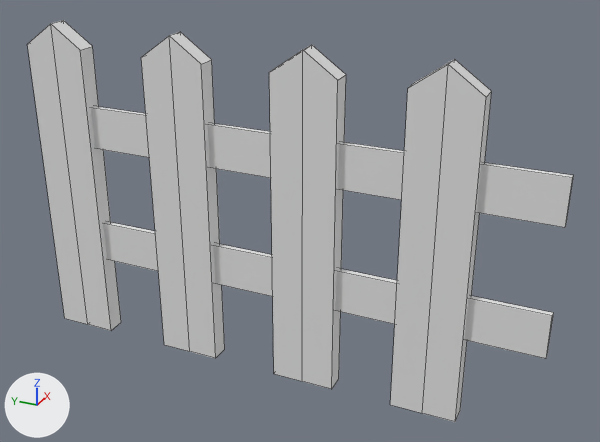
The FBX model Drive And Destroy/Assets/Models/Environments/fence.fbx: old version first, new version second.
Both versions are drawn from a 50 mm camera at (-9.39, -7.23, 5.15) aimed at (-0.46, -3.22, 0.69). Every picture has the same lights, and +X, +Y and +Z are marked at lower left. Mesh edges are drawn as thin lines. Where no turn or scale is listed for an object, it has been applied to the vertices. Vertices at the same position are counted once.
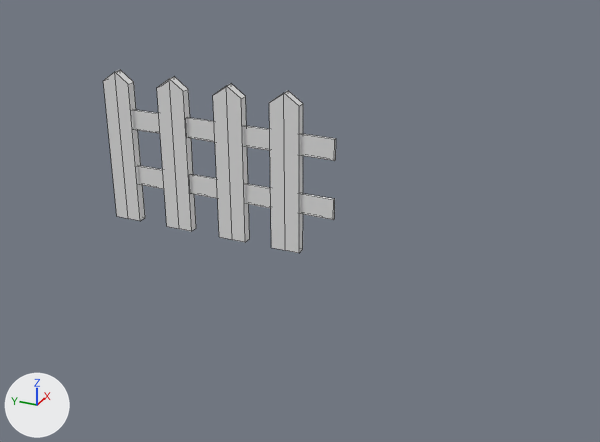
The change in detail:
me_cube_012 is used by ob_cube_011; location (-0.87, -6.0, 0.05); scale (0.0399, 0.514, 0.283).
me_cube_012 had 8 vertices, 6 faces and spanned x -1.0..1.0, y -1.0..1.0, z -1.0..1.0.
me_cube_012 now has 112 vertices, 88 faces and spans x -0.06..0.07, y 0.0..2.24, z 0.0..3.5.
me_cube_012 part 1: the whole mesh is rebuilt.
Object 'Cube.001' (ob_cube_001) is deleted.
Object 'Cube.009' (ob_cube_009) is deleted.
Object 'Cube.006' (ob_cube_006) is deleted.
Object 'Cube.003' (ob_cube_003) is deleted.
Object 'Cube.004' (ob_cube_004) is deleted.
Object 'Cube.002' (ob_cube_002) is deleted.
Object 'Cube.011' (ob_cube_011) is rescaled from (0.0399, 0.514, 0.283) to (1.0, 1.0, 1.0).
Object 'Cube.011' (ob_cube_011) moves from (-0.87, -6.0, 0.05) to (0.0, 0.0, 0.0).
Object 'Cube.011' (ob_cube_011) turns from (0, 0, 0) to (90, 0, 0) degrees about x, y and z.
Object 'Cube' (ob_cube) is deleted.
Object 'Cube.010' (ob_cube_010) is deleted.
Object 'Cube.005' (ob_cube_005) is deleted.
Object 'Cube.007' (ob_cube_007) is deleted.
Object 'Cube.008' (ob_cube_008) is deleted.

Location of each change, [x1, y1, x2, y2] in pixels of the pictures (600 x 442 px):
'Cube.011', reshaped, moved, turned, rescaled
    before: [465, 296, 553, 358]
    after: [103, 70, 336, 253]
'Cube.009', deleted
    before: [390, 59, 492, 422]
'Cube.006', deleted
    before: [269, 45, 346, 389]
'Cube.003', deleted
    before: [141, 32, 225, 358]
'Cube', deleted
    before: [27, 20, 121, 331]
'Cube.010', deleted
    before: [477, 162, 574, 227]
'Cube.008', deleted
    before: [338, 142, 404, 200]
'Cube.004', deleted
    before: [208, 123, 271, 178]
'Cube.007', deleted
    before: [336, 269, 397, 324]
'Cube.005', deleted
    before: [214, 243, 273, 297]
'Cube.001', deleted
    before: [91, 106, 149, 158]
'Cube.002', deleted
    before: [103, 221, 158, 271]
